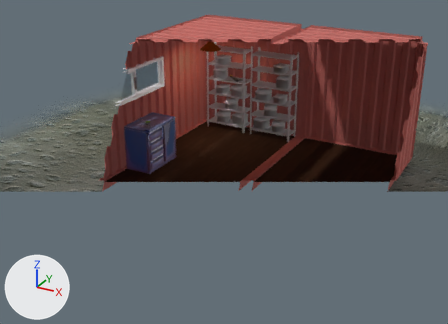
An edit to the Blender file environment/shipping-container_room/shipping-container_room_V32_toys.blend, drawn before and after from the same camera.
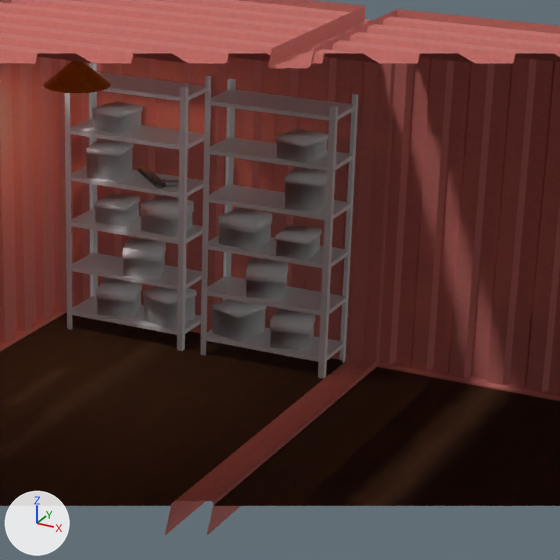
Each version appears first whole from a 50 mm lens placed at (5.03, -9.96, 5.37), pointed at (-0.21, -0.43, 0.61), and next in a close-up on the part from 42% to 81% of the width and 7% to 61% of the height. The lights are fixed; the arrows at lower left show +X, +Y and +Z. The last two pictures show the newer version. Everything nearer to the camera than a plane just in front of the edit is cut away.

Names of what the first close-up shows: 'Garage_rack_40x100.001', 'Garage_rack_40x100.002', 'ceiling.001', 'ceiling.002', 'floor', 'frame', 'light.roof.001', 'wall.001', 'wall.003', 'wall.006' and 1 more.
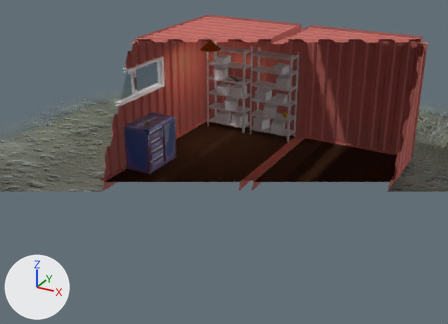
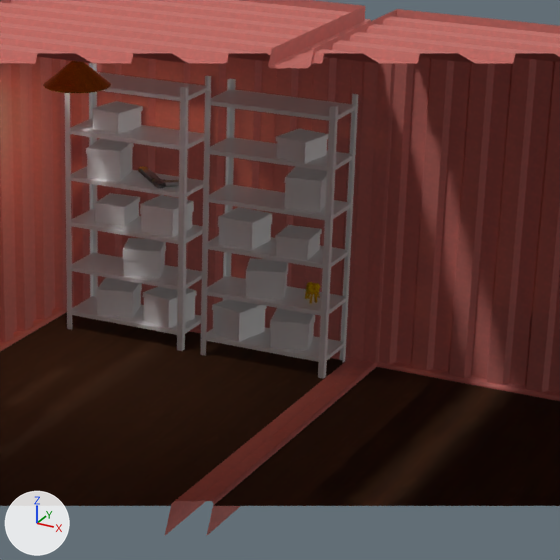
Commit message: added elephant figurine to container room

Boxes [x1, y1, x2, y2] around the edits, measured in the close-ups (560 x 560 px):
```json
{"object": "Garage_rack_40x100.001", "change": "shading changed", "before": [210, 129, 330, 353], "after": [210, 129, 330, 353]}
{"object": "Garage_rack_40x100.002", "change": "shading changed", "before": [84, 101, 197, 331], "after": [84, 101, 197, 331]}
{"object": "Elephant", "change": "added", "after": [305, 282, 320, 303]}
{"part": 1, "of": "me_cube_025", "change": "shading changed", "before": [86, 139, 327, 342], "after": [86, 139, 327, 342]}
{"part": 2, "of": "me_cube_022", "change": "shading changed", "before": [96, 195, 315, 350], "after": [96, 195, 315, 350]}
{"part": 3, "of": "me_cube_021", "change": "shading changed", "before": [92, 101, 328, 260], "after": [92, 101, 328, 260]}
```

Scene script edits in JSON lines:
```json
{"op": "add", "block": "img_old__wood_png", "code": ["img_old__wood_png = load_image('old_ wood.png', '../../furniture/elephant/tex/old_ wood.png', 128, 128, 'sRGB')"]}
{"op": "add", "block": "mat_elephant_tex", "code": ["mat_elephant_tex = bpy.data.materials.new('Elephant.tex')", "# uses the picture img_old__wood_png"]}
{"block": "me_cube_025", "where": "me_cube_025.from_pydata(...)  # 16 vertices, 14 faces; spans x -0.138..0.138, y -0.158..0.158, z 0.0..0.23"}
{"block": "me_cube_025", "where": "# used by ob_box_a_004; location = (-0.287, 0.0, 0.15); rotation_euler = (0.0, 0.0, -0.262), in degrees (0, 0, -15)"}
{"block": "me_cube_025", "change": "me_cube_025 part 1: edges marked sharp go from 0 to 24"}
{"block": "me_cube_022", "where": "me_cube_022.from_pydata(...)  # 16 vertices, 14 faces; spans x -0.148..0.148, y -0.148..0.148, z 0.0..0.21"}
{"block": "me_cube_022", "where": "# used by ob_box_b_006; location = (0.153, 0.0, 0.15); rotation_euler = (0.0, 0.0, -1.309), in degrees (0, 0, -75)"}
{"block": "me_cube_022", "change": "me_cube_022 part 2: edges marked sharp go from 0 to 24"}
{"block": "me_cube_021", "where": "me_cube_021.from_pydata(...)  # 16 vertices, 14 faces; spans x -0.128..0.128, y -0.148..0.148, z 0.0..0.155"}
{"block": "me_cube_021", "where": "# used by ob_box_c_004; location = (0.191, -0.0392, 0.87); rotation_euler = (0.0, 0.0, 0.0873), in degrees (0, 0, 5)"}
{"block": "me_cube_021", "change": "me_cube_021 part 3: edges marked sharp go from 0 to 24"}
{"op": "add", "block": "me_plane_002", "code": ["me_plane_002 = bpy.data.meshes.new('Plane.002')", "me_plane_002.from_pydata(...)  # 276 vertices, 267 faces; spans x -0.066..0.117, y -0.052..0.052, z 0.0..0.152", "me_plane_002.materials.append(mat_elephant_tex)"]}
{"op": "add", "block": "col_item", "code": ["col_item = bpy.data.collections.new('Item')", "col_item.objects.link(ob_elephant_001)"]}
{"op": "add", "block": "ob_elephant", "code": ["ob_elephant = bpy.data.objects.new('Elephant', None)", "ob_elephant.location = (-0.35, 2.73, 0.51)", "ob_elephant.rotation_euler = (0.0, 0.0, -0.698)  # degrees (0, 0, -40)", "ob_elephant.instance_type = 'COLLECTION'", "ob_elephant.instance_collection = col_item"]}
{"op": "add", "block": "ob_elephant_001", "code": ["ob_elephant_001 = bpy.data.objects.new('Elephant.001', me_plane_002)", "ob_elephant_001.location = (0.0, 0.0, 0.0)"]}
```
